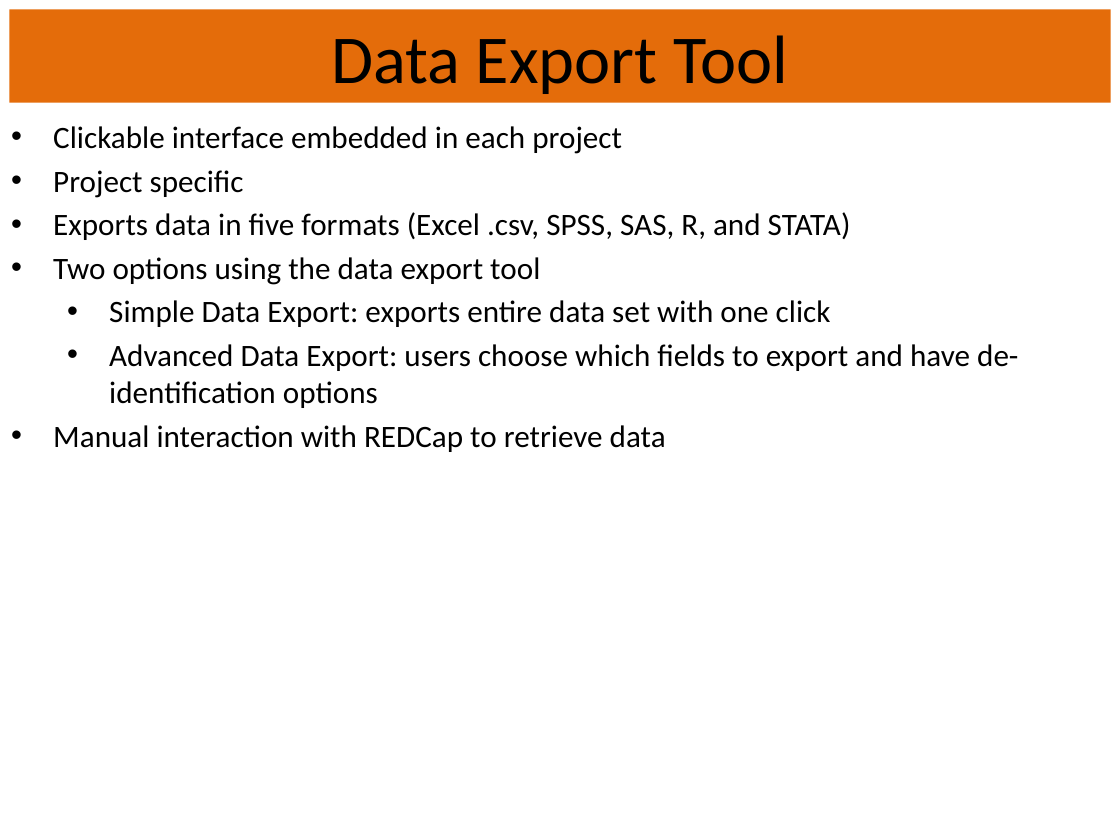
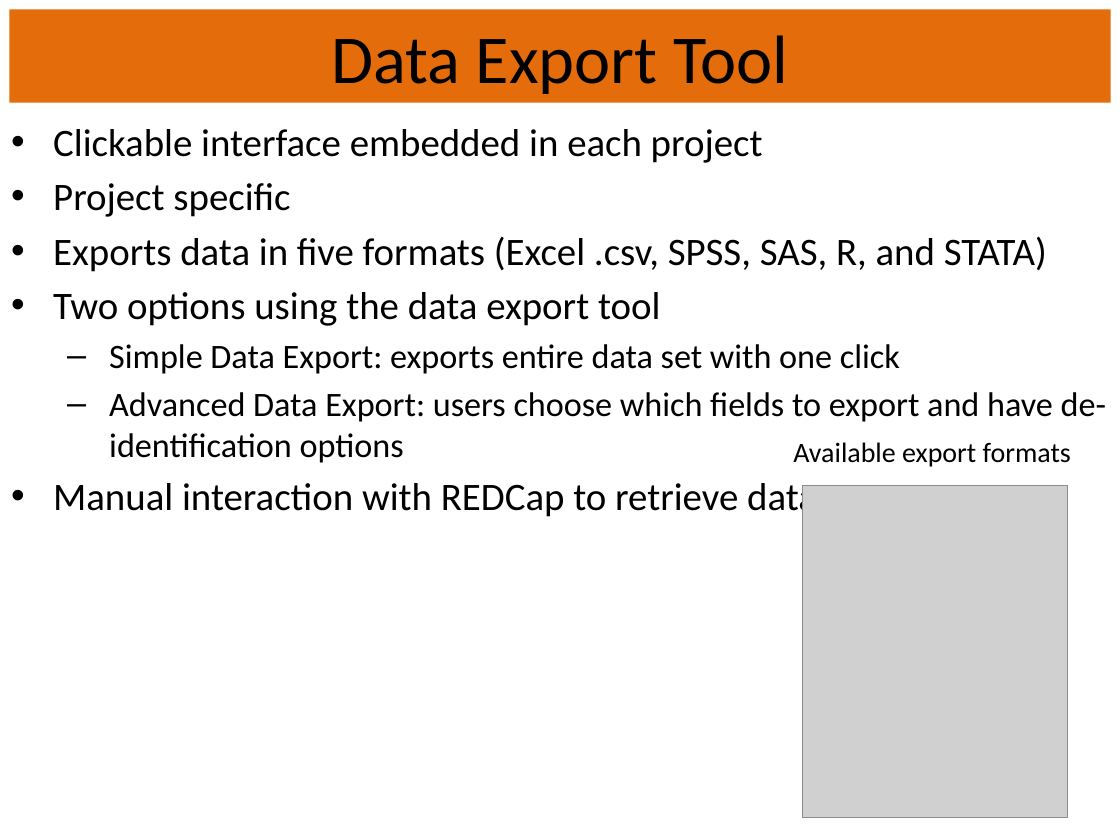
Before and after one commit to OuhscBbmc/RedcapExamplesAndPatterns, a slide deck: slide 8 of Publications/Presentation2014-04-07-MIECHV Paper Discussion/REDCapR.pptx. Drawn at 1120x840 pixels with LibreOffice and Linux fonts; fonts in the diff are those of the drawing; grey boxes stand for pictures. Boxes give left, top, right and bottom in pixels: in the first picture for what was removed or moved away, otherwise in the second. Text is boxed around its words. In the diff, an @@ line names an element or a change of style, - is before the commit and + after.

```diff
--- a/Publications/Presentation2014-04-07-MIECHV Paper Discussion/REDCapR.pptx
+++ b/Publications/Presentation2014-04-07-MIECHV Paper Discussion/REDCapR.pptx
@@ text "Clickable interface embedded in each ..." at [53, 129, 1106, 520]: size 20 to 25 pt in "Clickable interface embedded in each project", "Project specific", "Exports data in five formats (Excel .csv, ...", "Two options using the data export tool" and 1 more places; size 20 to 22 pt in "Simple Data Export: exports entire data set ...", "Advanced Data Export: users choose which fields ..."; more space between paragraphs; bullet • to – @@
@@ text added at [793, 442, 1071, 467], 18 pt, text #000000 @@
+Available export formats
@@ picture added at [803, 485, 1068, 816] @@
```
Also in this commit, not shown: 15 other slides changed, 3 slides added.
